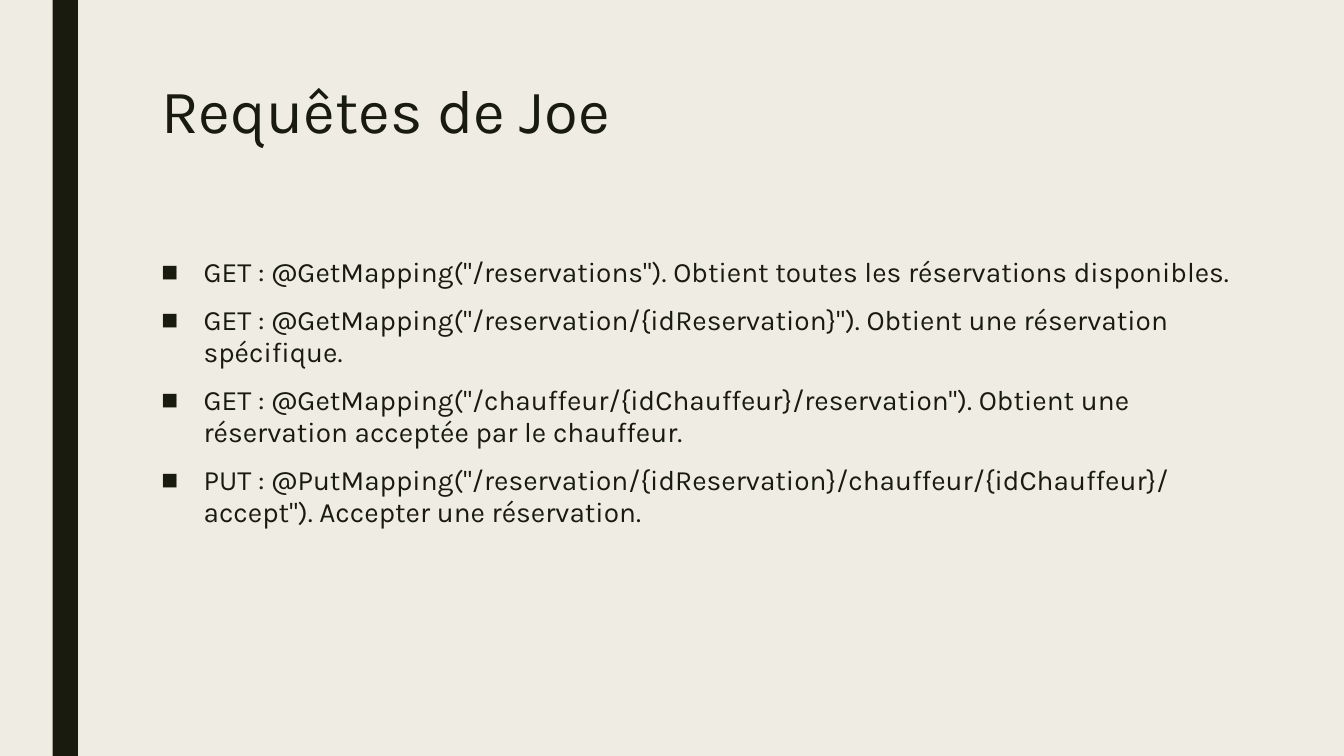
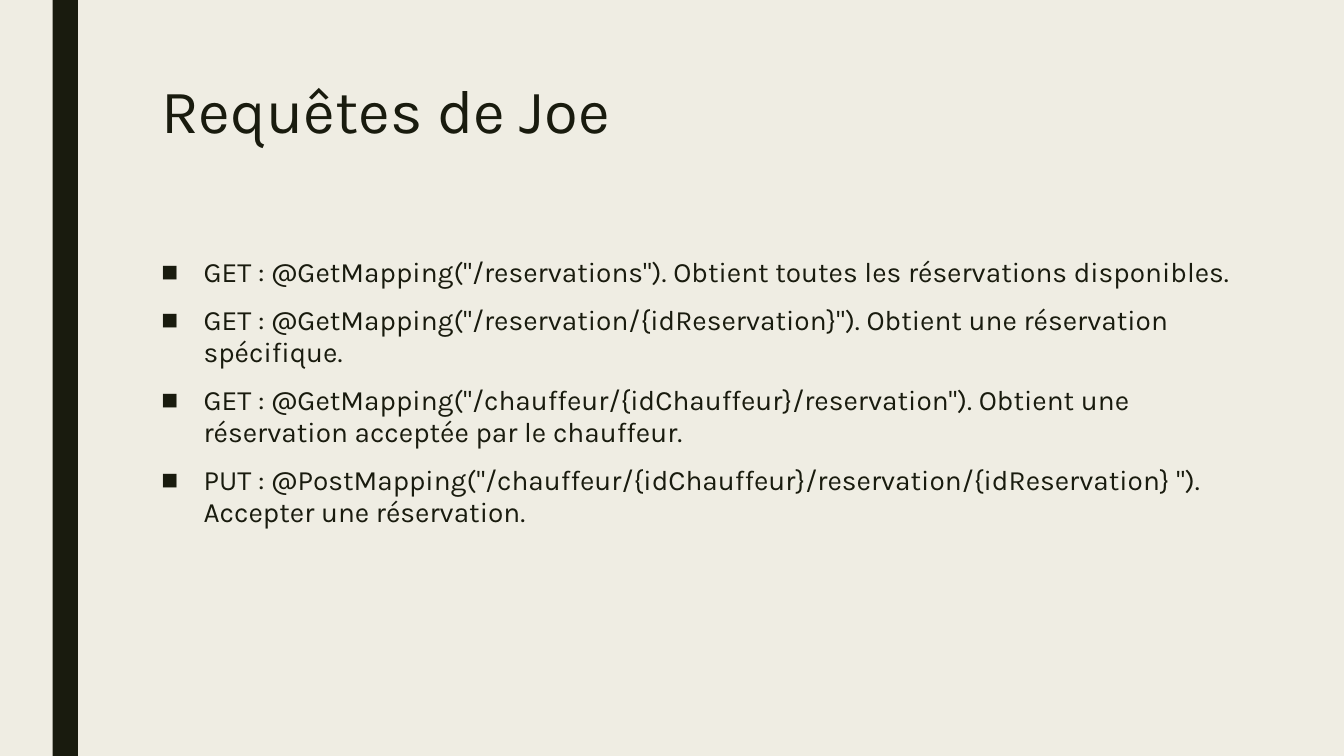
Before and after one commit to AimenDje/ApiDeCovoiturage, a slide deck: slide 8 of Présentation Service de covoiturage.pptx. Drawn at 1344x756 pixels with LibreOffice and Linux fonts; fonts in the diff are those of the drawing. Boxes give left, top, right and bottom in pixels: in the first picture for what was removed or moved away, otherwise in the second. Text is boxed around its words. In the diff, an @@ line names an element or a change of style, - is before the commit and + after.

Commit message:
Correction powerpoint

```diff
--- a/Présentation Service de covoiturage.pptx
+++ b/Présentation Service de covoiturage.pptx
@@ text at box(204, 469, 1170, 529): text changed @@
-■ PUT : @PutMapping("/reservation/{idReservation}/chauffeur/{idChauffeur}/accept"). Accepter une réservation.
+■ PUT : @PostMapping("/chauffeur/{idChauffeur}/reservation/{idReservation} "). Accepter une réservation.
```
